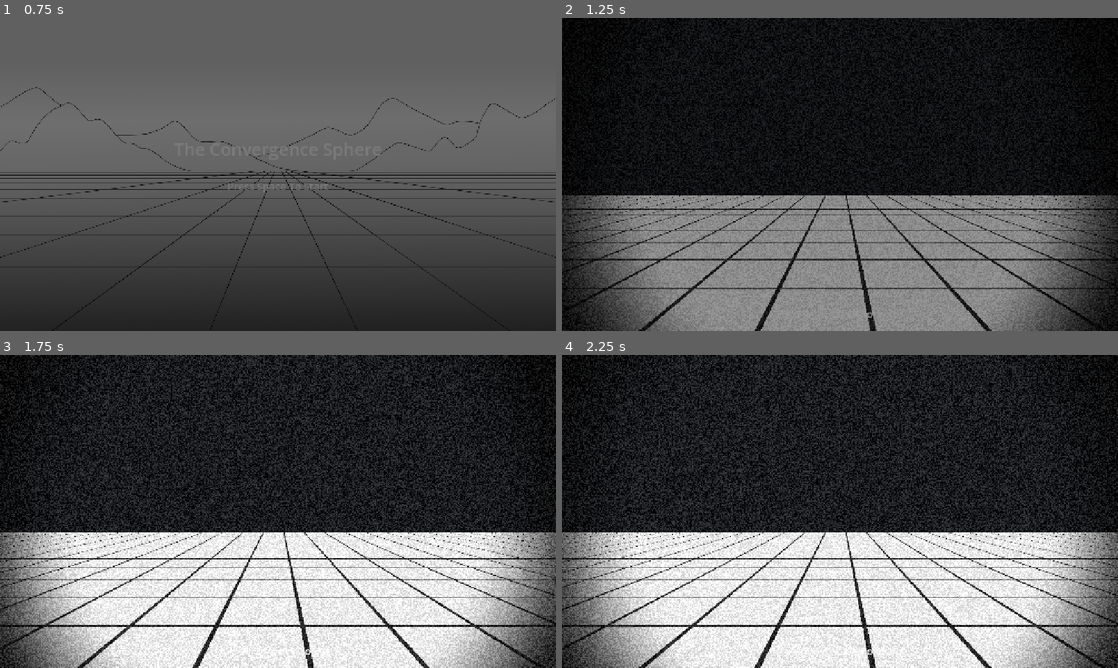
Above: before the commit, frames 1-4 (two rows, left to right).
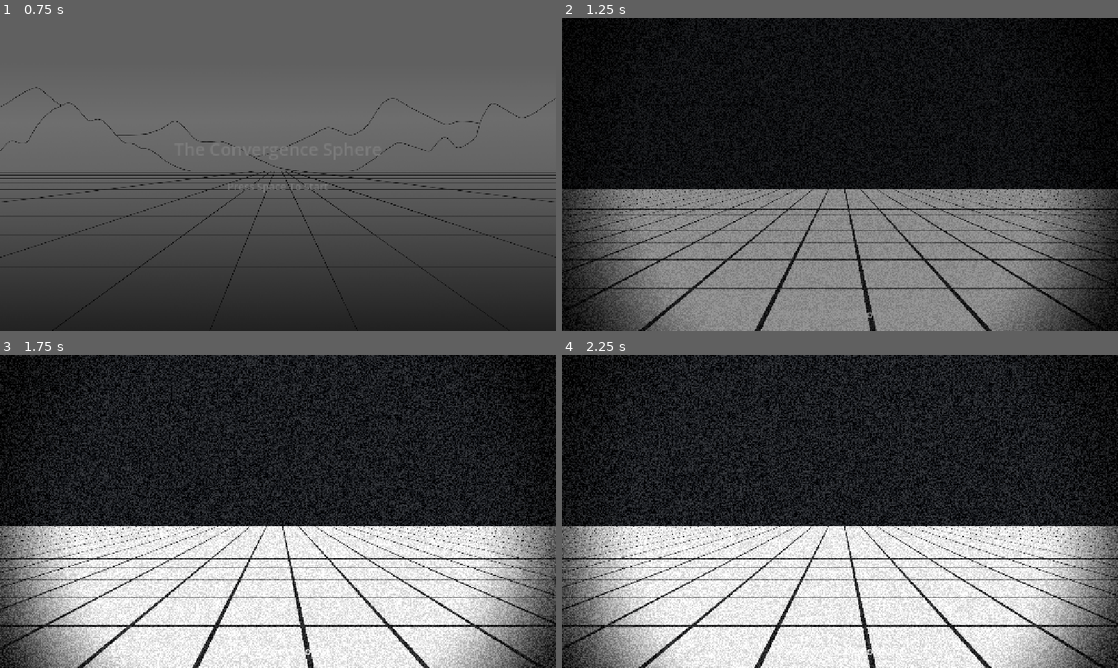
Above: after the commit, the same moments.

Repository: XiaozhiChenshi/A-ssemball
Game: Godot game, scene res://scenes/main_entry.tscn
Same seed, same stepped clock (60 frames per second), same inputs: the game is played once before the commit and once after it.
Inputs (mouse positions are in pixels of both pictures, inside the frame that each line leads up to):
- Up to frame 1 (0.75 s): tap Space at 0.5 s; move the mouse to (400, 158) at 0.52 s; hold D (rotate_sphere_right) from 0.53 s (still down); click (400, 158) at 0.67 s
- Up to frame 2 (1.25 s): keep holding D (rotate_sphere_right); tap Space at 0.77 s
- Up to frame 3 (1.75 s): release D (rotate_sphere_right) at 1.25 s; drag from (166, 527) to (250, 574) at 1.27 s
- Up to frame 4 (2.25 s): move the mouse to (895, 442) at 2.02 s; hold D (rotate_sphere_right) from 2.03 s (still down)

Frame 1 is identical in both runs. In frame 2, 2.0% of the frame differs, in the area x 0-100%, y 54-57%; in frame 3, 2.0%; in frame 4, 2.0%, in the area x 0-100%, y 54-72%.

Commit message:
修改起始界面

Diff:
--- a/A-ssemball/scenes/main_split_view.tscn
+++ b/A-ssemball/scenes/chapter_1.tscn
@@ -1,6 +1,6 @@
 [gd_scene load_steps=7 format=3 uid="uid://dt4ehhivf84pd"]
 
-[ext_resource type="Script" uid="uid://dxsbsi834w7qr" path="res://scripts/split_render_interface.gd" id="1_7338h"]
+[ext_resource type="Script" uid="uid://dxsbsi834w7qr" path="res://scripts/chapter_1.gd" id="1_7338h"]
 [ext_resource type="Script" uid="uid://dgpdnfijmh76q" path="res://scripts/line_canvas_2d.gd" id="2_6pf0a"]
 
 [sub_resource type="Environment" id="Environment_black_bg"]
@@ -22,7 +22,7 @@
 radius = 0.08
 height = 0.16
 
-[node name="MainSplitView" type="Control"]
+[node name="Chapter1" type="Control"]
 layout_mode = 3
 anchors_preset = 15
 anchor_right = 1.0
@@ -31,7 +31,7 @@
 grow_vertical = 2
 script = ExtResource("1_7338h")
 
-[node name="Split" type="HSplitContainer" parent="."]
+[node name="Chapter1Split" type="HSplitContainer" parent="."]
 layout_mode = 1
 anchors_preset = 15
 anchor_right = 1.0
@@ -39,55 +39,55 @@
 grow_horizontal = 2
 grow_vertical = 2
 
-[node name="Left3D" type="SubViewportContainer" parent="Split"]
+[node name="Left3D" type="SubViewportContainer" parent="Chapter1Split"]
 custom_minimum_size = Vector2(320, 0)
 layout_mode = 2
 size_flags_horizontal = 3
 stretch = true
 
-[node name="LeftViewport" type="SubViewport" parent="Split/Left3D"]
+[node name="LeftViewport" type="SubViewport" parent="Chapter1Split/Left3D"]
 handle_input_locally = false
 size = Vector2i(634, 720)
 render_target_update_mode = 4
 
-[node name="World3D" type="Node3D" parent="Split/Left3D/LeftViewport"]
+[node name="World3D" type="Node3D" parent="Chapter1Split/Left3D/LeftViewport"]
 
-[node name="WorldEnvironment" type="WorldEnvironment" parent="Split/Left3D/LeftViewport/World3D"]
+[node name="WorldEnvironment" type="WorldEnvironment" parent="Chapter1Split/Left3D/LeftViewport/World3D"]
 environment = SubResource("Environment_black_bg")
 
-[node name="DirectionalLight3D" type="DirectionalLight3D" parent="Split/Left3D/LeftViewport/World3D"]
+[node name="DirectionalLight3D" type="DirectionalLight3D" parent="Chapter1Split/Left3D/LeftViewport/World3D"]
 transform = Transform3D(-0.5265298, 0.67744875, 0.5136435, -0.27470785, -0.7073374, 0.65131354, 0.80455077, 0.20183402, 0.5585348, 1.9191732, 2, 2.2687242)
 light_energy = 0.7
 light_angular_distance = 2.2
 shadow_enabled = true
 
-[node name="Camera3D" type="Camera3D" parent="Split/Left3D/LeftViewport/World3D"]
+[node name="Camera3D" type="Camera3D" parent="Chapter1Split/Left3D/LeftViewport/World3D"]
 transform = Transform3D(1, 0, 0, 0, 0.961262, 0.275637, 0, -0.275637, 0.961262, 0, 1.2, 4.5)
 current = true
 fov = 60.0
 
-[node name="ModelRoot" type="Node3D" parent="Split/Left3D/LeftViewport/World3D"]
+[node name="ModelRoot" type="Node3D" parent="Chapter1Split/Left3D/LeftViewport/World3D"]
 
-[node name="Sphere" type="MeshInstance3D" parent="Split/Left3D/LeftViewport/World3D/ModelRoot"]
+[node name="Sphere" type="MeshInstance3D" parent="Chapter1Split/Left3D/LeftViewport/World3D/ModelRoot"]
 mesh = SubResource("SphereMesh_c6h16")
 
-[node name="Marker" type="MeshInstance3D" parent="Split/Left3D/LeftViewport/World3D/ModelRoot/Sphere"]
+[node name="Marker" type="MeshInstance3D" parent="Chapter1Split/Left3D/LeftViewport/World3D/ModelRoot/Sphere"]
 transform = Transform3D(1, 0, 0, 0, 1, 0, 0, 0, 1, 1.05, 0, 0)
 material_override = SubResource("StandardMaterial3D_marker_red")
 mesh = SubResource("SphereMesh_marker")
 
-[node name="DirectionalLight3D2" type="DirectionalLight3D" parent="Split/Left3D/LeftViewport/World3D"]
+[node name="DirectionalLight3D2" type="DirectionalLight3D" parent="Chapter1Split/Left3D/LeftViewport/World3D"]
 transform = Transform3D(0.84506905, -0.35203052, 0.40240878, 0.42052916, 0.9024309, -0.09366846, -0.33017194, 0.24838094, 0.9106555, 4.198159, 1.5561981, 4.231961)
 light_color = Color(0.87, 0.91, 1, 1)
 light_energy = 0.35
 
-[node name="RightPanel" type="ColorRect" parent="Split"]
+[node name="RightPanel" type="ColorRect" parent="Chapter1Split"]
 custom_minimum_size = Vector2(320, 0)
 layout_mode = 2
 size_flags_horizontal = 3
 color = Color(0.04, 0.04, 0.05, 1)
 
-[node name="LineCanvas" type="Control" parent="Split/RightPanel"]
+[node name="LineCanvas" type="Control" parent="Chapter1Split/RightPanel"]
 layout_mode = 1
 anchors_preset = 15
 anchor_right = 1.0
--- a/A-ssemball/scenes/intro_interactive.tscn
+++ b/A-ssemball/scenes/intro_interactive.tscn
@@ -94,6 +94,14 @@
 radial_segments = 12
 rings = 8
 
+[sub_resource type="StandardMaterial3D" id="StandardMaterial3D_material_board"]
+albedo_color = Color(0.86, 0.89, 0.94, 1)
+metallic = 0.08
+roughness = 0.28
+
+[sub_resource type="QuadMesh" id="QuadMesh_material_board"]
+size = Vector2(14, 8)
+
 [sub_resource type="Shader" id="Shader_vignette_overlay"]
 code = "shader_type canvas_item;
 
@@ -185,8 +193,8 @@
 transform = Transform3D(1, 0, 0, 0, 0.99961454, 0.027764622, 0, -0.027764622, 0.99961454, 0, 11, 90)
 current = true
 fov = 56.8
-near = 0.01
-far = 110.0
+near = 0.6
+far = 141.0
 
 [node name="NaturalKeyLight" type="DirectionalLight3D" parent="ViewportContainer/SubViewport/WorldRoot"]
 transform = Transform3D(-0.27388445, 0.73739505, 0.6174431, -0.22639863, -0.673382, 0.70377576, 0.93473595, 0.052965008, 0.35137403, 17.48649, 20.606514, 10.553394)
@@ -215,6 +223,16 @@
 material_override = SubResource("ShaderMaterial_goal_sphere")
 mesh = SubResource("SphereMesh_goal_lowpoly")
 
+[node name="MaterialBoard1" type="MeshInstance3D" parent="ViewportContainer/SubViewport/WorldRoot"]
+transform = Transform3D(24, 0, 0, 0, 16, 0, 0, 0, 8, 0, 7, -72)
+material_override = SubResource("StandardMaterial3D_material_board")
+mesh = SubResource("QuadMesh_material_board")
+
+[node name="MaterialBoard2" type="MeshInstance3D" parent="ViewportContainer/SubViewport/WorldRoot"]
+transform = Transform3D(24, 0, 0, 0, 16, 0, 0, 0, 8, 0, 7, -95.151)
+material_override = SubResource("StandardMaterial3D_material_board")
+mesh = SubResource("QuadMesh_material_board")
+
 [node name="Hint" type="Label" parent="."]
 layout_mode = 1
 anchors_preset = 12
--- a/A-ssemball/scripts/split_render_interface.gd
+++ b/A-ssemball/scripts/chapter_1.gd
@@ -1,5 +1,5 @@
 extends Control
-class_name SplitRenderInterface
+class_name Chapter1
 
 @export var light_rotation_speed_deg: float = 0.0
 @export var light_energy: float = 0.85
@@ -16,13 +16,13 @@
 @export var up_face_x_deg: float = -90.0
 @export var down_face_x_deg: float = 90.0
 
-@onready var split: HSplitContainer = $Split
-@onready var left_3d: SubViewportContainer = $Split/Left3D
-@onready var model_root: Node3D = $Split/Left3D/LeftViewport/World3D/ModelRoot
-@onready var sphere: MeshInstance3D = $Split/Left3D/LeftViewport/World3D/ModelRoot/Sphere
-@onready var right_panel: ColorRect = $Split/RightPanel
-@onready var line_canvas: LineCanvas2D = $Split/RightPanel/LineCanvas
-@onready var dir_light: DirectionalLight3D = $Split/Left3D/LeftViewport/World3D/DirectionalLight3D
+@onready var chapter_1_split: HSplitContainer = $Chapter1Split
+@onready var left_3d: SubViewportContainer = $Chapter1Split/Left3D
+@onready var model_root: Node3D = $Chapter1Split/Left3D/LeftViewport/World3D/ModelRoot
+@onready var sphere: MeshInstance3D = $Chapter1Split/Left3D/LeftViewport/World3D/ModelRoot/Sphere
+@onready var right_panel: ColorRect = $Chapter1Split/RightPanel
+@onready var line_canvas: LineCanvas2D = $Chapter1Split/RightPanel/LineCanvas
+@onready var dir_light: DirectionalLight3D = $Chapter1Split/Left3D/LeftViewport/World3D/DirectionalLight3D
 
 var _is_dragging_sphere: bool = false
 var _drag_accum_x: float = 0.0
@@ -46,7 +46,7 @@
 	right_panel.clip_contents = true
 	resized.connect(_on_layout_changed)
 	left_3d.resized.connect(_on_layout_changed)
-	split.dragged.connect(_on_split_dragged)
+	chapter_1_split.dragged.connect(_on_chapter_1_split_dragged)
 	_on_layout_changed()
 	call_deferred("_sync_right_scene_with_rotation")
 
@@ -125,7 +125,7 @@
 
 
 func _on_layout_changed() -> void:
-	_enforce_split_constraints()
+	_enforce_chapter_1_constraints()
 	_setup_fixed_right_canvas()
 
 	# Redraw default line art when the panel size changes.
@@ -336,16 +336,16 @@
 		push_warning("Missing input action: rotate_sphere_right. Configure it in Project Settings > Input Map.")
 
 
-func _on_split_dragged(_offset: int) -> void:
-	_enforce_split_constraints()
-
-
-func _enforce_split_constraints() -> void:
+func _on_chapter_1_split_dragged(_offset: int) -> void:
+	_enforce_chapter_1_constraints()
+
+
+func _enforce_chapter_1_constraints() -> void:
 	# Keep right side at least 50% of total width.
 	var min_right_width := maxf(1.0, size.x * 0.5)
 	right_panel.custom_minimum_size.x = min_right_width
-	if split.split_offset > 0:
-		split.split_offset = 0
+	if chapter_1_split.split_offset > 0:
+		chapter_1_split.split_offset = 0
 
 
 func _setup_fixed_right_canvas() -> void:
--- a/A-ssemball/scripts/intro_interactive.gd
+++ b/A-ssemball/scripts/intro_interactive.gd
@@ -21,6 +21,17 @@
 @export var vignette_radius_base: float = 0.58
 @export var vignette_radius_breath_delta: float = 0.06
 @export var enable_goal_click_transition: bool = true
+@export var goal_progressive_scale_enabled: bool = true
+@export var goal_scale_start: float = 0.22
+@export var goal_scale_end: float = 1.0
+@export var goal_scale_curve: float = 1.2
+@export var board_1_trigger_progress: float = 0.2
+@export var board_2_trigger_progress: float = 0.666
+@export var board_hidden_offset_y: float = 8.0
+@export var board_rise_speed: float = 7.0
+@export var board_ground_y: float = 0.0
+@export var board_ground_clearance: float = 0.4
+@export var board_target_height_offset_y: float = 0.8
 @export var shake_cycles: int = 3
 @export var shake_duration_sec: float = 0.48
 @export var shake_amplitude_px: float = 28.0
@@ -57,6 +68,8 @@
 @onready var viewport_container: SubViewportContainer = $ViewportContainer
 @onready var camera_3d: Camera3D = $ViewportContainer/SubViewport/WorldRoot/Camera3D
 @onready var goal_sphere: MeshInstance3D = $ViewportContainer/SubViewport/WorldRoot/GoalSphere
+@onready var material_board_1: MeshInstance3D = $ViewportContainer/SubViewport/WorldRoot/MaterialBoard1
+@onready var material_board_2: MeshInstance3D = $ViewportContainer/SubViewport/WorldRoot/MaterialBoard2
 @onready var hint: Label = $Hint
 @onready var vignette_overlay: ColorRect = $VignetteOverlay
 
@@ -88,6 +101,11 @@
 var _move_speed_factor_current: float = 1.0
 var _move_speed_factor_target: float = 1.0
 var _move_speed_random_timer: float = 0.0
+var _goal_base_scale: Vector3 = Vector3.ONE
+var _board_1_target_y: float = 0.0
+var _board_2_target_y: float = 0.0
+var _board_1_triggered: bool = false
+var _board_2_triggered: bool = false
 
 
 func _ready() -> void:
@@ -96,6 +114,8 @@
 	_camera_end_position = _resolve_end_position()
 	_base_fov = camera_3d.fov
 	_base_camera_rotation = camera_3d.rotation
+	_goal_base_scale = goal_sphere.scale
+	_setup_material_boards()
 	_vignette_material = vignette_overlay.material as ShaderMaterial
 	_vignette_radius_current = vignette_radius_base
 	_viewport_base_position = viewport_container.position
@@ -105,6 +125,7 @@
 	resized.connect(_on_resized)
 	_on_resized()
 	_update_hint_text()
+	_update_goal_sphere_scale()
 
 
 func _process(delta: float) -> void:
@@ -142,6 +163,8 @@
 	_update_breathing_fov(delta)
 	_update_dynamic_vignette(delta)
 	_update_camera_roll(delta)
+	_update_goal_sphere_scale()
+	_update_material_boards(delta)
 
 
 func _input(event: InputEvent) -> void:
@@ -191,6 +214,72 @@
 		hint.text = "Hold W To Move Forward"
 	else:
 		hint.text = "Hold W To Move Forward (No Auto Switch)"
+
+
+func _update_goal_sphere_scale() -> void:
+	if goal_sphere == null:
+		return
+	if not goal_progressive_scale_enabled:
+		goal_sphere.scale = _goal_base_scale * maxf(0.001, goal_scale_end)
+		return
+
+	var total_distance := _camera_start_position.distance_to(_camera_end_position)
+	var progress := 1.0
+	if total_distance > 0.0001:
+		var traveled := _camera_start_position.distance_to(_camera_progress_position)
+		progress = clampf(traveled / total_distance, 0.0, 1.0)
+	var curve := maxf(0.05, goal_scale_curve)
+	var scaled_progress := pow(progress, curve)
+	var current_scale := lerpf(goal_scale_start, goal_scale_end, scaled_progress)
+	goal_sphere.scale = _goal_base_scale * maxf(0.001, current_scale)
+
+
+func _setup_material_boards() -> void:
+	if material_board_1 != null:
+		_board_1_target_y = material_board_1.position.y + board_target_height_offset_y
+		material_board_1.position.y = _compute_board_hidden_start_y(material_board_1, _board_1_target_y)
+	if material_board_2 != null:
+		_board_2_target_y = material_board_2.position.y + board_target_height_offset_y
+		material_board_2.position.y = _compute_board_hidden_start_y(material_board_2, _board_2_target_y)
+
+
+func _update_material_boards(delta: float) -> void:
+	var progress := _get_forward_progress()
+	if not _board_1_triggered and progress >= clampf(board_1_trigger_progress, 0.0, 1.0):
+		_board_1_triggered = true
+	if not _board_2_triggered and progress >= clampf(board_2_trigger_progress, 0.0, 1.0):
+		_board_2_triggered = true
+
+	var rise_step := maxf(0.0, board_rise_speed) * delta
+	if material_board_1 != null and _board_1_triggered:
+		material_board_1.position.y = move_toward(material_board_1.position.y, _board_1_target_y, rise_step)
+	if material_board_2 != null and _board_2_triggered:
+		material_board_2.position.y = move_toward(material_board_2.position.y, _board_2_target_y, rise_step)
+
+
+func _get_forward_progress() -> float:
+	var total_distance := _camera_start_position.distance_to(_camera_end_position)
+	if total_distance <= 0.0001:
+		return 1.0
+	var traveled := _camera_start_position.distance_to(_camera_progress_position)
+	return clampf(traveled / total_distance, 0.0, 1.0)
+
+
+func _compute_board_hidden_start_y(board: MeshInstance3D, target_y: float) -> float:
+	var half_height := _get_board_world_half_height(board)
+	var full_below_floor_y := board_ground_y - half_height - maxf(0.0, board_ground_clearance)
+	var offset_hidden_y := target_y - maxf(0.0, board_hidden_offset_y)
+	return minf(full_below_floor_y, offset_hidden_y)
+
+
+func _get_board_world_half_height(board: MeshInstance3D) -> float:
+	if board == null or board.mesh == null:
+		return 0.5
+	var aabb := board.mesh.get_aabb()
+	var local_half := maxf(0.001, aabb.size.y * 0.5)
+	var world_scale := board.global_transform.basis.get_scale()
+	var scale_y := maxf(0.001, absf(world_scale.y))
+	return local_half * scale_y
 
 
 func _update_move_speed_factor(delta: float, moving: bool) -> void:
--- a/A-ssemball/scripts/main_entry.gd
+++ b/A-ssemball/scripts/main_entry.gd
@@ -1,6 +1,6 @@
 extends Control
 
-const GAME_SCENE: PackedScene = preload("res://scenes/main_split_view.tscn")
+const GAME_SCENE: PackedScene = preload("res://scenes/chapter_1.tscn")
 const INTRO_SCENE: PackedScene = preload("res://scenes/intro_interactive.tscn")
 
 @export var fade_to_black_sec: float = 0.45
Not shown: 1 places in A-ssemball/scenes/intro_interactive.tscn that only renumber resources
Renamed: A-ssemball/scripts/split_render_interface.gd.uid -> A-ssemball/scripts/chapter_1.gd.uid
Not shown, changed: A-ssemball/README.md
